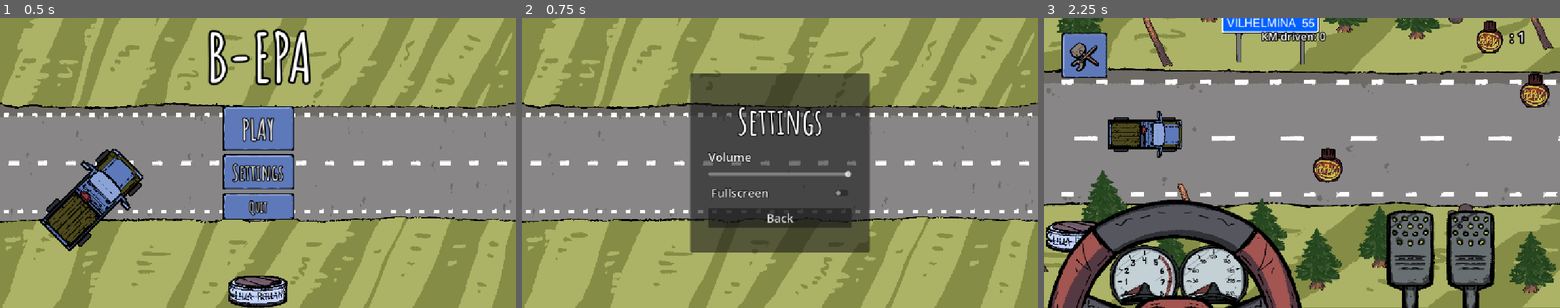
Above: before the commit, frames 1-3 (left to right).
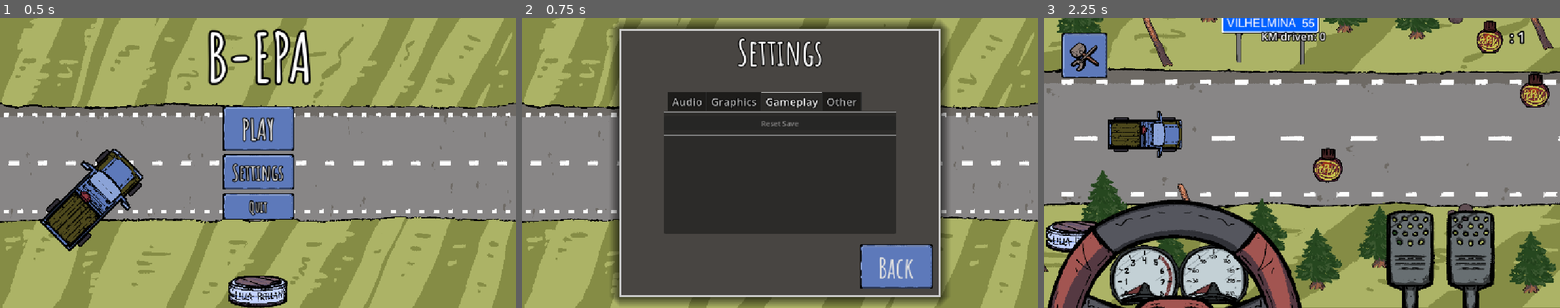
Above: after the commit, the same moments.

Repository: midenfors/project-epa
Game: Godot game, scene res://Scenes/UI/main_menu.tscn
Same seed, same stepped clock (60 frames per second), same inputs: the game is played once before the commit and once after it. The engine's default icon, where the game draws it, is replaced by a stand-in: a white triangle on a blue panel in a dark square.
Inputs:
- Up to frame 1 (0.5 s): no input
- Up to frame 2 (0.75 s): click "Settings" at 0.5 s
- Up to frame 3 (2.25 s): click "Back" at 1.25 s; click "PLAY" at 2 s

Frame 1 is identical in both runs. In frame 2, 56% of the frame differs, in the area x 17-83%, y 0-100%; in frame 3, nothing differs.

Commit message:
Upgraded the settings menu

Diff:
--- a/Scenes/UI/settings.tscn
+++ b/Scenes/UI/settings.tscn
@@ -3,6 +3,15 @@
 [ext_resource type="Script" uid="uid://cnmyt7i65at70" path="res://Scripts/UI/settings.gd" id="1_script"]
 [ext_resource type="Texture2D" uid="uid://dggjygmr5n17p" path="res://Assets/Art/Background1.png" id="2_bg"]
 [ext_resource type="FontFile" uid="uid://dxg5qwusf6mwk" path="res://Assets/Fonts/Amatic_SC/AmaticSC-Bold.ttf" id="3_font"]
+[ext_resource type="Theme" uid="uid://cxb3kvws7iov1" path="res://Resources/main-buttons.tres" id="4_ygnii"]
+
+[sub_resource type="StyleBoxFlat" id="StyleBoxFlat_7hm8r"]
+bg_color = Color(0.2839167, 0.2721427, 0.25741875, 1)
+border_width_left = 4
+border_width_top = 4
+border_width_right = 4
+border_width_bottom = 4
+shadow_size = 24
 
 [node name="Settings" type="Control" unique_id=1218047381]
 layout_mode = 3
@@ -31,50 +40,165 @@
 anchor_top = 0.5
 anchor_right = 0.5
 anchor_bottom = 0.5
+offset_left = -358.0
+offset_top = -299.0
+offset_right = 358.0
+offset_bottom = 299.0
 grow_horizontal = 2
 grow_vertical = 2
-
-[node name="CenterContainer" type="CenterContainer" parent="." unique_id=717359947]
-layout_mode = 1
-anchors_preset = 15
-anchor_right = 1.0
-anchor_bottom = 1.0
-grow_horizontal = 2
-grow_vertical = 2
-
-[node name="VBoxContainer" type="VBoxContainer" parent="CenterContainer" unique_id=1384453940]
-custom_minimum_size = Vector2(320, 0)
-layout_mode = 2
-theme_override_constants/separation = 12
-
-[node name="Title" type="Label" parent="CenterContainer/VBoxContainer" unique_id=1498860403]
-layout_mode = 2
+theme_override_styles/panel = SubResource("StyleBoxFlat_7hm8r")
+
+[node name="Title" type="Label" parent="Panel" unique_id=577972190]
+layout_mode = 1
+anchors_preset = 5
+anchor_left = 0.5
+anchor_right = 0.5
+offset_left = -96.0
+offset_right = 96.0
+offset_bottom = 102.0
+grow_horizontal = 2
 theme_override_constants/outline_size = 10
 theme_override_fonts/font = ExtResource("3_font")
 theme_override_font_sizes/font_size = 80
 text = "Settings"
 horizontal_alignment = 1
 
-[node name="VolumeLabel" type="Label" parent="CenterContainer/VBoxContainer" unique_id=1315490113]
+[node name="Back" type="Button" parent="Panel" unique_id=1046011570]
+unique_name_in_owner = true
+layout_mode = 1
+anchors_preset = 3
+anchor_left = 1.0
+anchor_top = 1.0
+anchor_right = 1.0
+anchor_bottom = 1.0
+offset_left = -180.0
+offset_top = -117.0
+offset_right = -17.0
+offset_bottom = -17.55371
+grow_horizontal = 0
+grow_vertical = 0
+theme = ExtResource("4_ygnii")
+theme_override_font_sizes/font_size = 64
+text = "Back"
+
+[node name="MarginContainer" type="MarginContainer" parent="." unique_id=374198694]
+layout_mode = 1
+anchors_preset = 5
+anchor_left = 0.5
+anchor_right = 0.5
+offset_left = -259.0
+offset_top = 166.0
+offset_right = 259.0
+offset_bottom = 482.0
+grow_horizontal = 2
+
+[node name="TabContainer" type="TabContainer" parent="MarginContainer" unique_id=938552135]
+layout_mode = 2
+theme_override_constants/outline_size = 8
+theme_override_font_sizes/font_size = 24
+current_tab = 2
+
+[node name="Audio" type="VBoxContainer" parent="MarginContainer/TabContainer" unique_id=495132036]
+visible = false
+layout_mode = 2
+theme_override_constants/separation = 8
+metadata/_tab_index = 0
+
+[node name="HSeparator4" type="HSeparator" parent="MarginContainer/TabContainer/Audio" unique_id=82068590]
+layout_mode = 2
+
+[node name="Master" type="Label" parent="MarginContainer/TabContainer/Audio" unique_id=384821160]
 layout_mode = 2
 theme_override_constants/outline_size = 5
 theme_override_font_sizes/font_size = 26
-text = "Volume"
-
-[node name="VolumeSlider" type="HSlider" parent="CenterContainer/VBoxContainer" unique_id=1421601690]
-unique_name_in_owner = true
-layout_mode = 2
+text = "Master Volume"
+horizontal_alignment = 1
+
+[node name="MasterSlider" type="HSlider" parent="MarginContainer/TabContainer/Audio" unique_id=524327003]
+unique_name_in_owner = true
+custom_minimum_size = Vector2(180, 0)
+layout_mode = 2
+size_flags_horizontal = 4
 value = 100.0
 
-[node name="FullscreenCheck" type="CheckButton" parent="CenterContainer/VBoxContainer" unique_id=24527758]
-unique_name_in_owner = true
-layout_mode = 2
+[node name="HSeparator" type="HSeparator" parent="MarginContainer/TabContainer/Audio" unique_id=229591044]
+layout_mode = 2
+
+[node name="Music" type="Label" parent="MarginContainer/TabContainer/Audio" unique_id=972866469]
+layout_mode = 2
+theme_override_constants/outline_size = 5
+theme_override_font_sizes/font_size = 26
+text = "Music Volume"
+horizontal_alignment = 1
+
+[node name="MusicSlider" type="HSlider" parent="MarginContainer/TabContainer/Audio" unique_id=1518931986]
+unique_name_in_owner = true
+custom_minimum_size = Vector2(180, 0)
+layout_mode = 2
+size_flags_horizontal = 4
+value = 100.0
+
+[node name="HSeparator2" type="HSeparator" parent="MarginContainer/TabContainer/Audio" unique_id=1094314282]
+layout_mode = 2
+
+[node name="SFX" type="Label" parent="MarginContainer/TabContainer/Audio" unique_id=231982186]
+layout_mode = 2
+theme_override_constants/outline_size = 5
+theme_override_font_sizes/font_size = 24
+text = "Sound effects Volume"
+horizontal_alignment = 1
+
+[node name="SFX_Slider" type="HSlider" parent="MarginContainer/TabContainer/Audio" unique_id=1626946644]
+unique_name_in_owner = true
+custom_minimum_size = Vector2(180, 0)
+layout_mode = 2
+size_flags_horizontal = 4
+value = 100.0
+
+[node name="HSeparator3" type="HSeparator" parent="MarginContainer/TabContainer/Audio" unique_id=1187505921]
+layout_mode = 2
+
+[node name="Graphics" type="VBoxContainer" parent="MarginContainer/TabContainer" unique_id=1627659514]
+visible = false
+layout_mode = 2
+theme_override_constants/separation = 8
+metadata/_tab_index = 1
+
+[node name="HSeparator2" type="HSeparator" parent="MarginContainer/TabContainer/Graphics" unique_id=136877254]
+layout_mode = 2
+
+[node name="FullscreenCheck" type="CheckButton" parent="MarginContainer/TabContainer/Graphics" unique_id=1714020101]
+unique_name_in_owner = true
+layout_mode = 2
+size_flags_horizontal = 4
 theme_override_constants/outline_size = 5
 theme_override_font_sizes/font_size = 26
 text = "Fullscreen"
 
-[node name="Back" type="Button" parent="CenterContainer/VBoxContainer" unique_id=836587465]
-unique_name_in_owner = true
-layout_mode = 2
-theme_override_font_sizes/font_size = 26
-text = "Back"
+[node name="HSeparator" type="HSeparator" parent="MarginContainer/TabContainer/Graphics" unique_id=672832759]
+layout_mode = 2
+
+[node name="Gameplay" type="VBoxContainer" parent="MarginContainer/TabContainer" unique_id=750373761]
+layout_mode = 2
+theme_override_constants/separation = 8
+metadata/_tab_index = 2
+
+[node name="HSeparator2" type="HSeparator" parent="MarginContainer/TabContainer/Gameplay" unique_id=118824052]
+layout_mode = 2
+
+[node name="Button" type="Button" parent="MarginContainer/TabContainer/Gameplay" unique_id=319738595]
+layout_mode = 2
+disabled = true
+text = "Reset Save"
+
+[node name="HSeparator" type="HSeparator" parent="MarginContainer/TabContainer/Gameplay" unique_id=2009064982]
+layout_mode = 2
+
+[node name="Other" type="VBoxContainer" parent="MarginContainer/TabContainer" unique_id=958982847]
+visible = false
+layout_mode = 2
+theme_override_constants/separation = 8
+metadata/_tab_index = 3
+
+[node name="HSeparator" type="HSeparator" parent="MarginContainer/TabContainer/Other" unique_id=956671541]
+layout_mode = 2
--- a/Scripts/Autoloads/MusicManager.gd
+++ b/Scripts/Autoloads/MusicManager.gd
@@ -8,6 +8,7 @@
 func _ready() -> void:
 	music = AudioStreamPlayer.new()
 	add_child(music)
+	music.bus = AudioServer.get_bus_name(AudioServer.get_bus_index("Music"))
 	music.finished.connect(finished_intro)
 	music.stream = EPA_DUNK_FULL__EQ_
 	music.play()
--- a/Scripts/UI/settings.gd
+++ b/Scripts/UI/settings.gd
@@ -2,23 +2,37 @@
 
 const MAIN_MENU := "res://Scenes/UI/main_menu.tscn"
 
-@onready var volume_slider: HSlider = %VolumeSlider
+@onready var master_slider: HSlider = %MasterSlider
+@onready var music_slider: HSlider = %MusicSlider
+@onready var sfx_slider: HSlider = %SFX_Slider
 @onready var fullscreen_check: CheckButton = %FullscreenCheck
-
 
 func _ready() -> void:
 	# Show the current values so settings stick when coming back to this screen.
-	volume_slider.value = db_to_linear(AudioServer.get_bus_volume_db(0)) * 100.0
+	master_slider.value = db_to_linear(AudioServer.get_bus_volume_db(AudioServer.get_bus_index("Master"))) * 100.0
+	music_slider.value = db_to_linear(AudioServer.get_bus_volume_db(AudioServer.get_bus_index("Music"))) * 100.0
+	sfx_slider.value = db_to_linear(AudioServer.get_bus_volume_db(AudioServer.get_bus_index("SFX"))) * 100.0
 	fullscreen_check.button_pressed = DisplayServer.window_get_mode() == DisplayServer.WINDOW_MODE_FULLSCREEN
 
-	volume_slider.value_changed.connect(_on_volume_changed)
+	master_slider.value_changed.connect(_on_master_vol_changed)
+	music_slider.value_changed.connect(_on_music_vol_changed)
+	sfx_slider.value_changed.connect(_on_sfx_vol_changed)
+
 	fullscreen_check.toggled.connect(_on_fullscreen_toggled)
 	%Back.pressed.connect(_on_back_pressed)
 
 
-func _on_volume_changed(value: float) -> void:
-	AudioServer.set_bus_volume_db(0, linear_to_db(value / 100.0))
-	AudioServer.set_bus_mute(0, value <= 0.0)
+func _on_master_vol_changed(value: float) -> void:
+	AudioServer.set_bus_volume_db(AudioServer.get_bus_index("Master"), linear_to_db(value / 100.0))
+	AudioServer.set_bus_mute(AudioServer.get_bus_index("Master"), value <= 0.0)
+
+func _on_music_vol_changed(value: float) -> void:
+	AudioServer.set_bus_volume_db(AudioServer.get_bus_index("Music"), linear_to_db(value / 100.0))
+	AudioServer.set_bus_mute(AudioServer.get_bus_index("Music"), value <= 0.0)
+
+func _on_sfx_vol_changed(value: float) -> void:
+	AudioServer.set_bus_volume_db(AudioServer.get_bus_index("SFX"), linear_to_db(value / 100.0))
+	AudioServer.set_bus_mute(AudioServer.get_bus_index("SFX"), value <= 0.0)
 
 
 func _on_fullscreen_toggled(on: bool) -> void:
--- a/Scripts/audio_manager.gd
+++ b/Scripts/audio_manager.gd
@@ -35,6 +35,7 @@
 	var player = AudioStreamPlayer.new()
 	add_child(player)
 	player.stream = _stream
+	player.bus = AudioServer.get_bus_name(AudioServer.get_bus_index("SFX"))
 	player.autoplay = true
 	player.play()
 	player.finished.connect(sfx_finished.bind(player))
--- a/default_bus_layout.tres
+++ b/default_bus_layout.tres
@@ -7,7 +7,7 @@
 bus/1/bypass_fx = false
 bus/1/volume_db = 0.0
 bus/1/send = &"Master"
-bus/2/name = &"Sound Effects"
+bus/2/name = &"SFX"
 bus/2/solo = false
 bus/2/mute = false
 bus/2/bypass_fx = false
--- a/project.godot
+++ b/project.godot
@@ -20,7 +20,7 @@
 
 [audio]
 
-buses/default_bus_layout=""
+buses/default_bus_layout="uid://bko0yw17xfo5n"
 
 [autoload]
 
Not shown, changed: kanban_tasks_data.kanban
